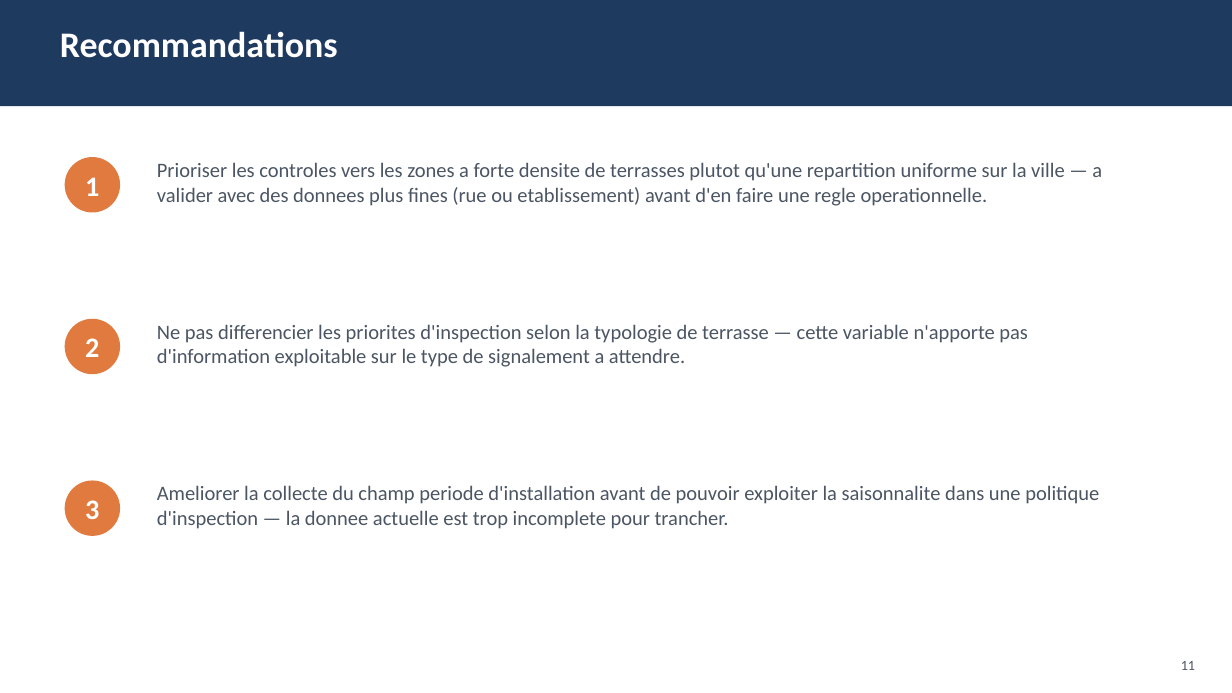
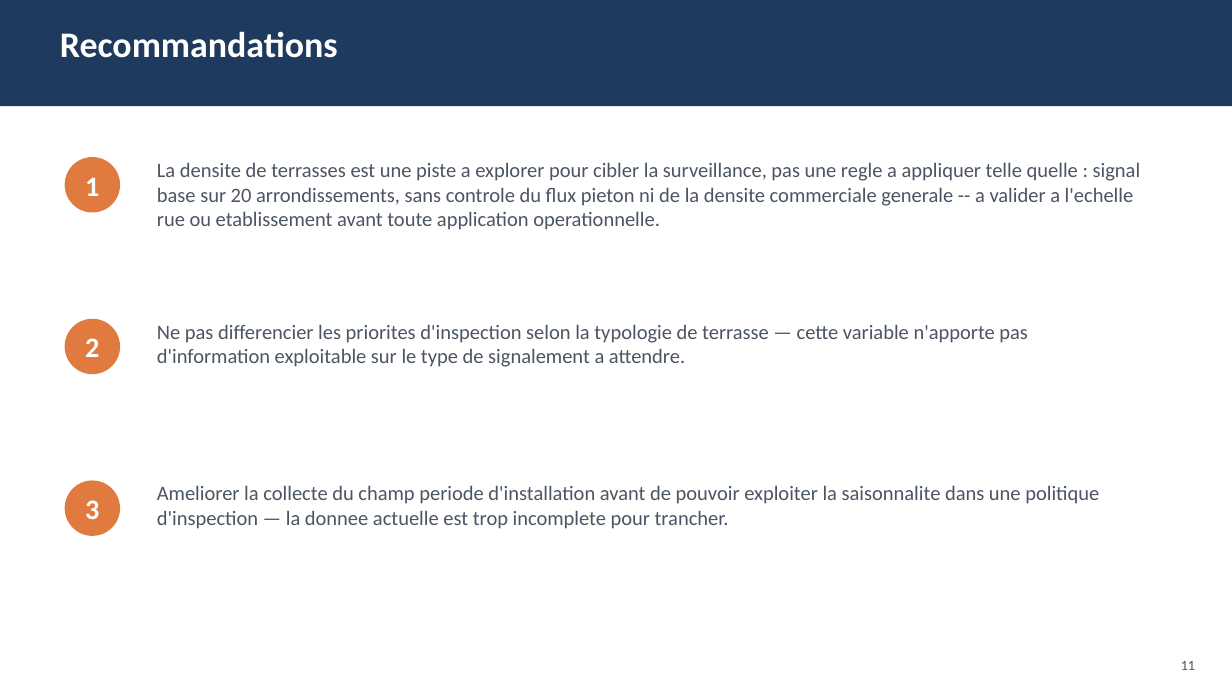
Before and after one commit to AyhamKsouri/test-technique, a slide deck: slide 11 of presentation/presentation.pptx. Drawn at 1232x693 pixels with LibreOffice and Linux fonts; fonts in the diff are those of the drawing. Boxes give left, top, right and bottom in pixels: in the first picture for what was removed or moved away, otherwise in the second. Text is boxed around its words. In the diff, an @@ line names an element or a change of style, - is before the commit and + after.

```diff
--- a/presentation/presentation.pptx
+++ b/presentation/presentation.pptx
@@ text at (157,162,1141,230): text changed @@
-Prioriser les controles vers les zones a forte densite de terrasses plutot qu'une repartition uniforme sur la ville — a valider avec des donnees plus fines (rue ou etablissement) avant d'en faire une regle operationnelle.
+La densite de terrasses est une piste a explorer pour cibler la surveillance, pas une regle a appliquer telle quelle : signal base sur 20 arrondissements, sans controle du flux pieton ni de la densite commerciale generale -- a valider a l'echelle rue ou etablissement avant toute application operationnelle.
```
Also in this commit, not shown: 1 other slide changed, 3 other files.
